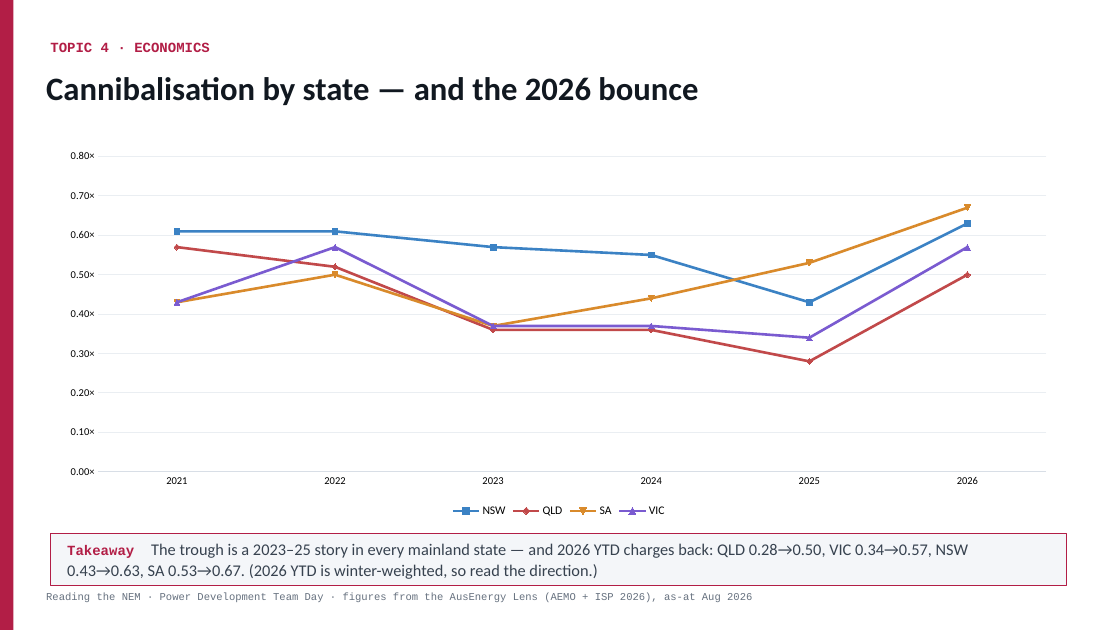
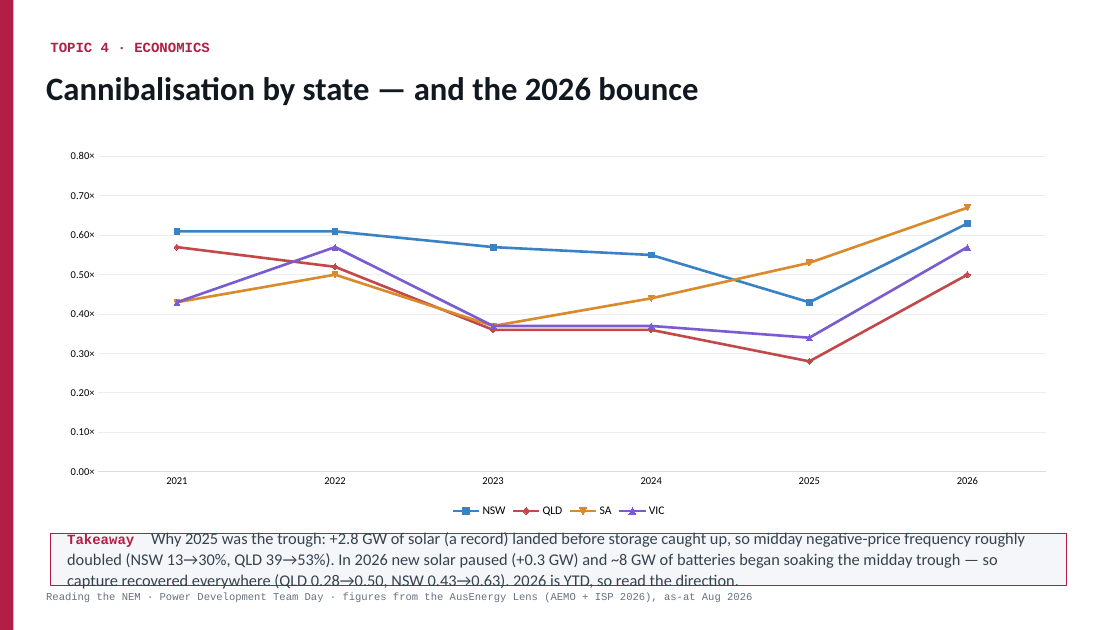
Before and after one commit to Travis-coder712/studio, a slide deck: slide 21 of nem-team-day/Reading-the-NEM-Team-Day.pptx. Drawn at 1120x630 pixels with LibreOffice and Linux fonts; fonts in the diff are those of the drawing. Boxes give left, top, right and bottom in pixels: in the first picture for what was removed or moved away, otherwise in the second. Text is boxed around its words. In the diff, an @@ line names an element or a change of style, - is before the commit and + after.

```diff
--- a/nem-team-day/Reading-the-NEM-Team-Day.pptx
+++ b/nem-team-day/Reading-the-NEM-Team-Day.pptx
@@ text at (67, 532, 1025, 589): text changed @@
-Takeaway The trough is a 2023–25 story in every mainland state — and 2026 YTD charges back: QLD 0.28→0.50, VIC 0.34→0.57, NSW 0.43→0.63, SA 0.53→0.67. (2026 YTD is winter-weighted, so read the direction.)
+Takeaway Why 2025 was the trough: +2.8 GW of solar (a record) landed before storage caught up, so midday negative-price frequency roughly doubled (NSW 13→30%, QLD 39→53%). In 2026 new solar paused (+0.3 GW) and ~8 GW of batteries began soaking the midday trough — so capture recovered everywhere (QLD 0.28→0.50, NSW 0.43→0.63). 2026 is YTD, so read the direction.
```
Also in this commit, not shown: 1 other slide changed, 1 other file.
